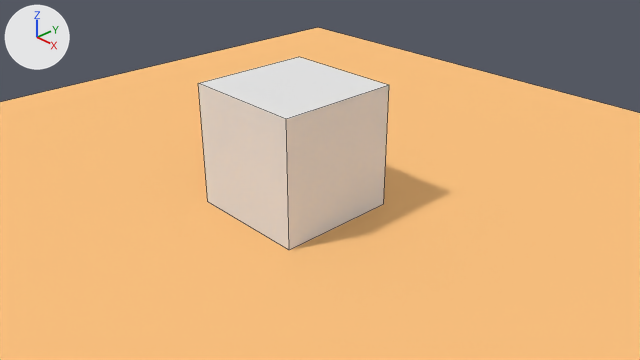
An edit to the Blender file Source/Utils_Template.blend, drawn before and after from the same camera.
The view is the same before and after, from the file's camera 'Camera'. Every picture has the same lights, and +X, +Y and +Z are marked at upper left. Mesh edges are drawn as thin lines.

In view in the first picture: 'Cube', 'TestGround.001'.
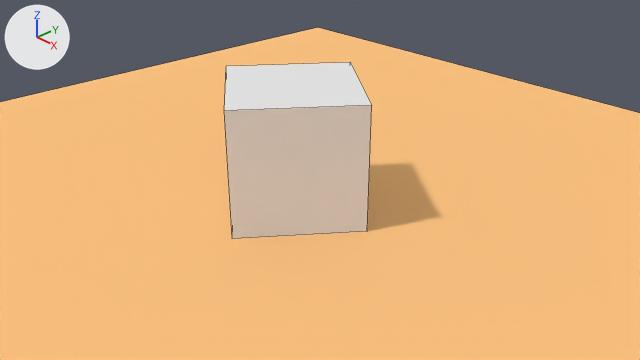
Pixel boxes (x1, y1, x2, y2) of what changed, in the pictures (640 x 360 px):
'Cube', turned: before (198, 57, 389, 250); after (224, 62, 372, 239)

The edits, one by one:
Object 'Cube' (ob_cube) turns from (0, 0, 0) to (0, 0, 53) degrees about x, y and z.
